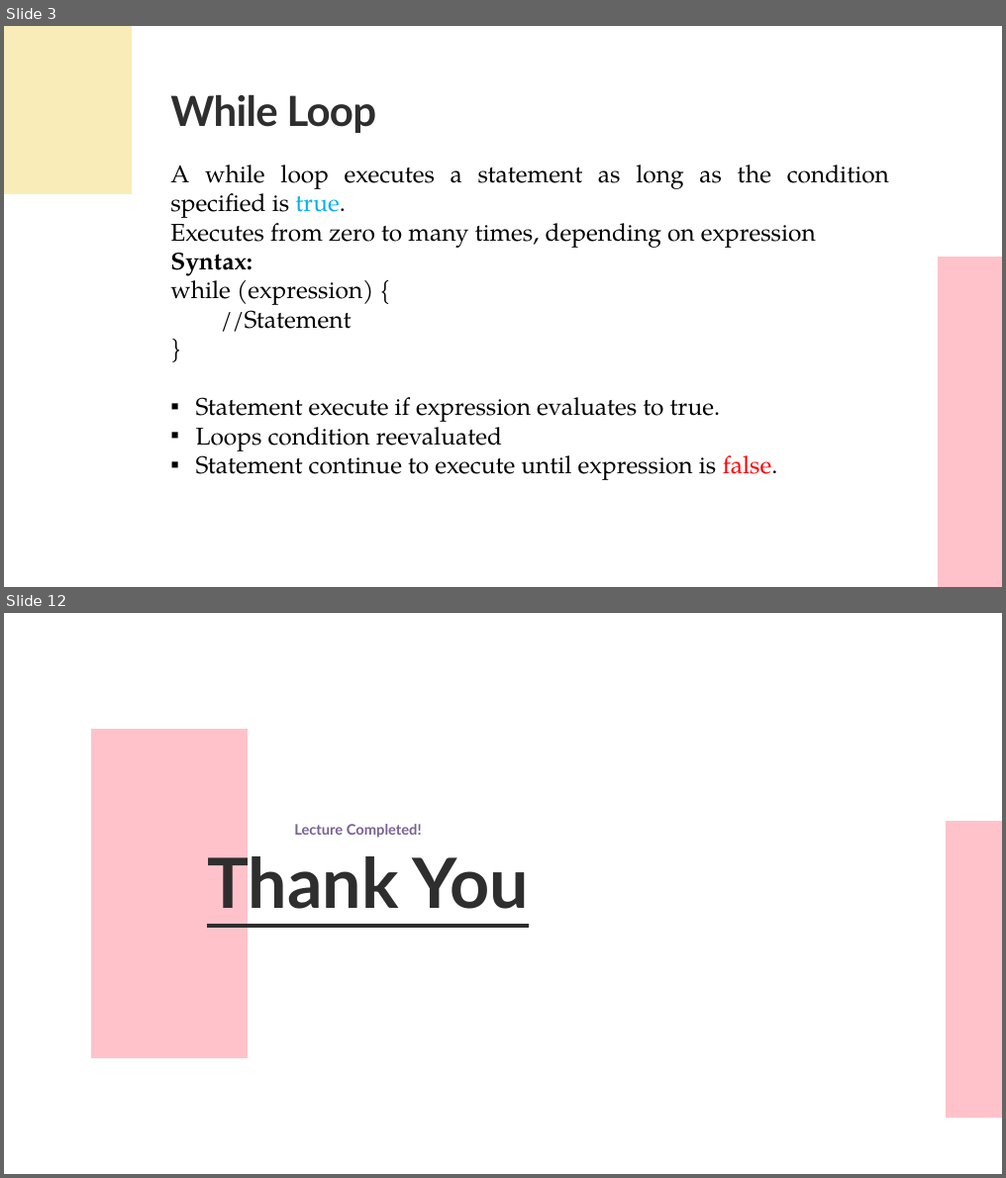
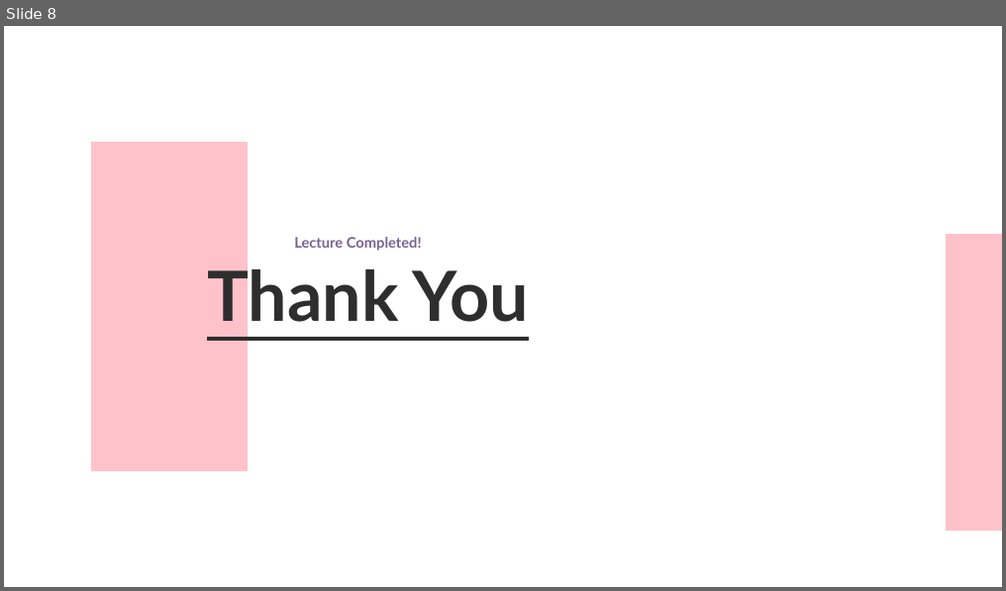
Before and after one commit to UKhayam/Programming-Fundamentals, a slide deck: PF-Lecture-5.pptx. Shown one above the other, each under a label of ours: slides 3 and 12 before the commit, slide 8 after it; the slides between them are not shown. The pictures are 1006x1178 and 1006x591 pixels, drawn with LibreOffice and Linux fonts; fonts in the diff are those of the drawing. Boxes give left, top, right and bottom in pixels: in the first picture for what was removed or moved away, otherwise in the second. Text is boxed around its words. In the diff, an @@ line names an element or a change of style, - is before the commit and + after.

```diff
--- a/PF-Lecture-5.pptx
+++ b/PF-Lecture-5.pptx
@@ slide 3 removed at bbox=[4, 26, 1002, 587], background #FFFFFF @@
@@ freeform shape removed at bbox=[4, 26, 132, 194] @@
@@ text removed at bbox=[170, 94, 377, 133] @@
-While Loop
@@ text removed at bbox=[170, 165, 889, 480] @@
-A while loop executes a statement as long as the condition specified is true.
-Executes from zero to many times, depending on expression
-Syntax:
-while (expression) {
-//Statement
-}
-▪ Statement execute if expression evaluates to true.
-▪ Loops condition reevaluated
-▪ Statement continue to execute until expression is false.
@@ freeform shape removed at bbox=[938, 257, 1002, 587] @@
@@ what was slide 12 is now slide 8 @@
```
Also in this commit, not shown: 3 slides changed, 4 slides added, 7 other slides removed, 7 other files.
